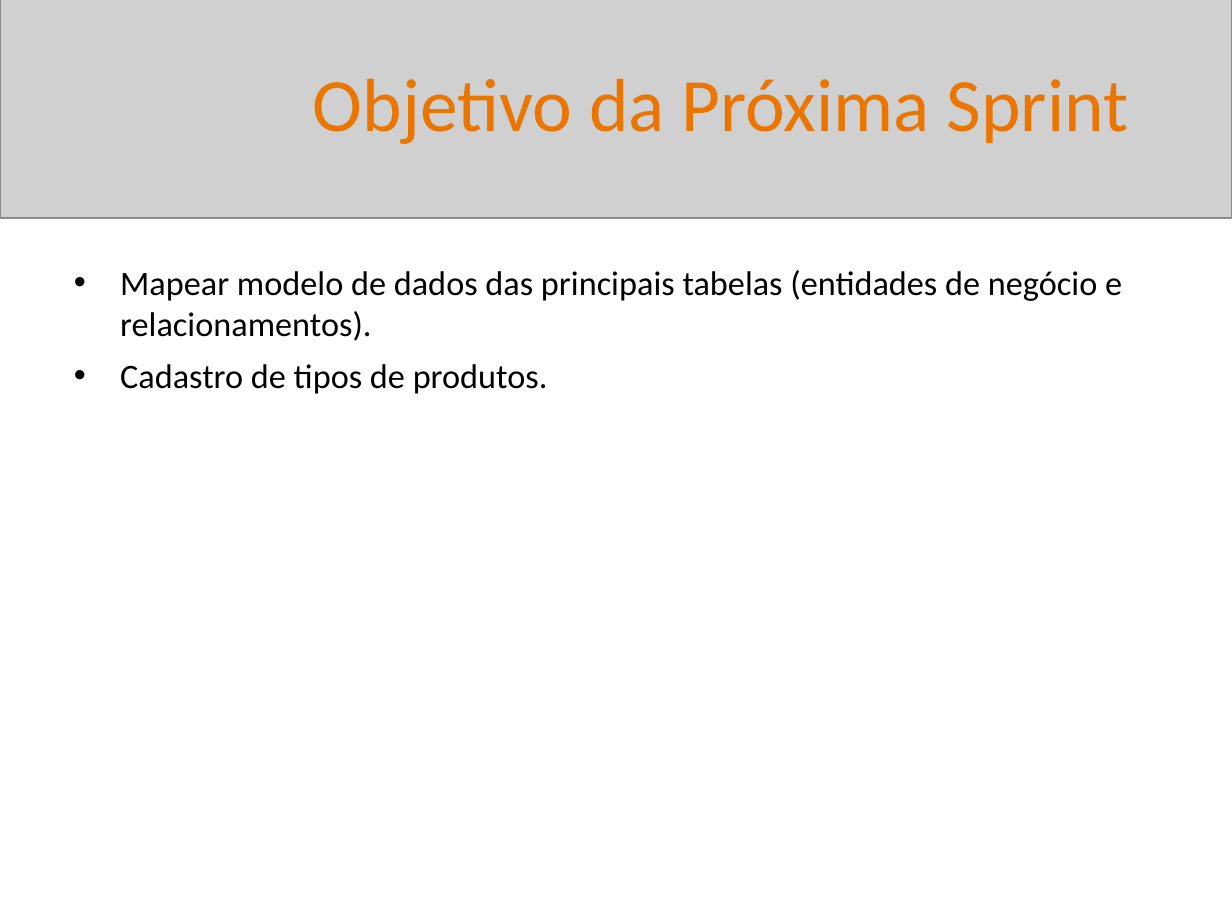
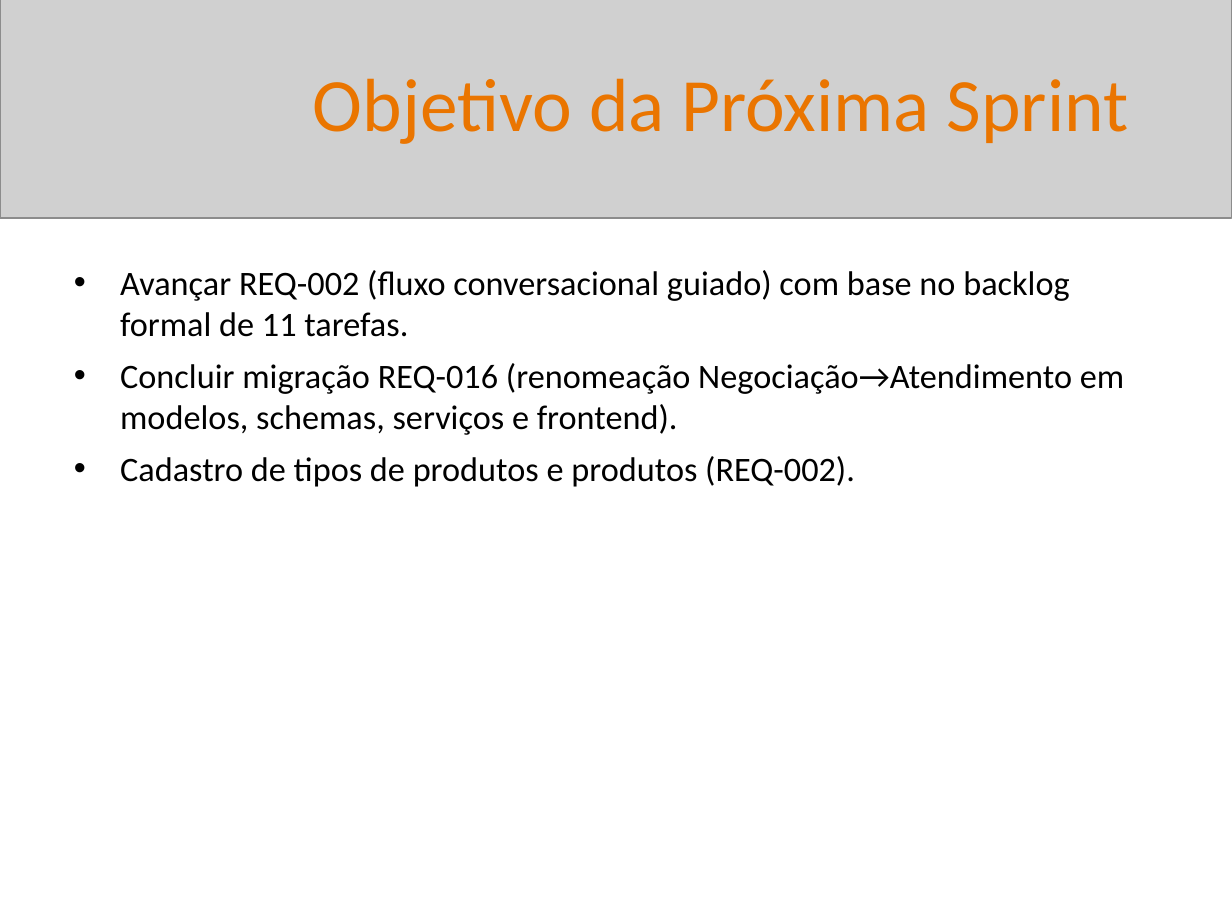
Before and after one commit to BetoFigu66/AgenteAssistenteDeVendas, a slide deck: slide 28 of artefatos/gerente_de_projetos/reports/sprint_02_20260510_Interno.pptx (slide 19 before the commit). Drawn at 1232x924 pixels with LibreOffice and Linux fonts; fonts in the diff are those of the drawing; grey boxes stand for pictures. Boxes give left, top, right and bottom in pixels: in the first picture for what was removed or moved away, otherwise in the second. Text is boxed around its words. In the diff, an @@ line names an element or a change of style, - is before the commit and + after.

```diff
--- a/artefatos/gerente_de_projetos/reports/sprint_02_20260510_Interno.pptx
+++ b/artefatos/gerente_de_projetos/reports/sprint_02_20260510_Interno.pptx
@@ text at [120, 270, 1124, 487]: text changed @@
-• Mapear modelo de dados das principais tabelas (entidades de negócio e relacionamentos).
-• Cadastro de tipos de produtos.
+• Avançar REQ-002 (fluxo conversacional guiado) com base no backlog formal de 11 tarefas.
+• Concluir migração REQ-016 (renomeação Negociação→Atendimento em modelos, schemas, serviços e frontend).
+• Cadastro de tipos de produtos e produtos (REQ-002).
```
Also in this commit, not shown: 6 other slides changed, 9 slides added, 15 other files.
